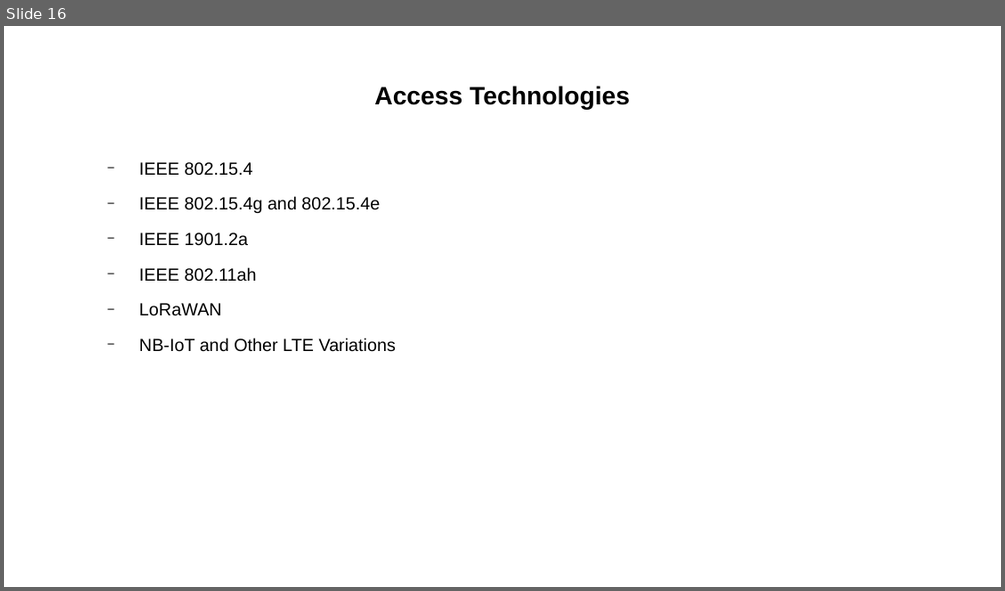
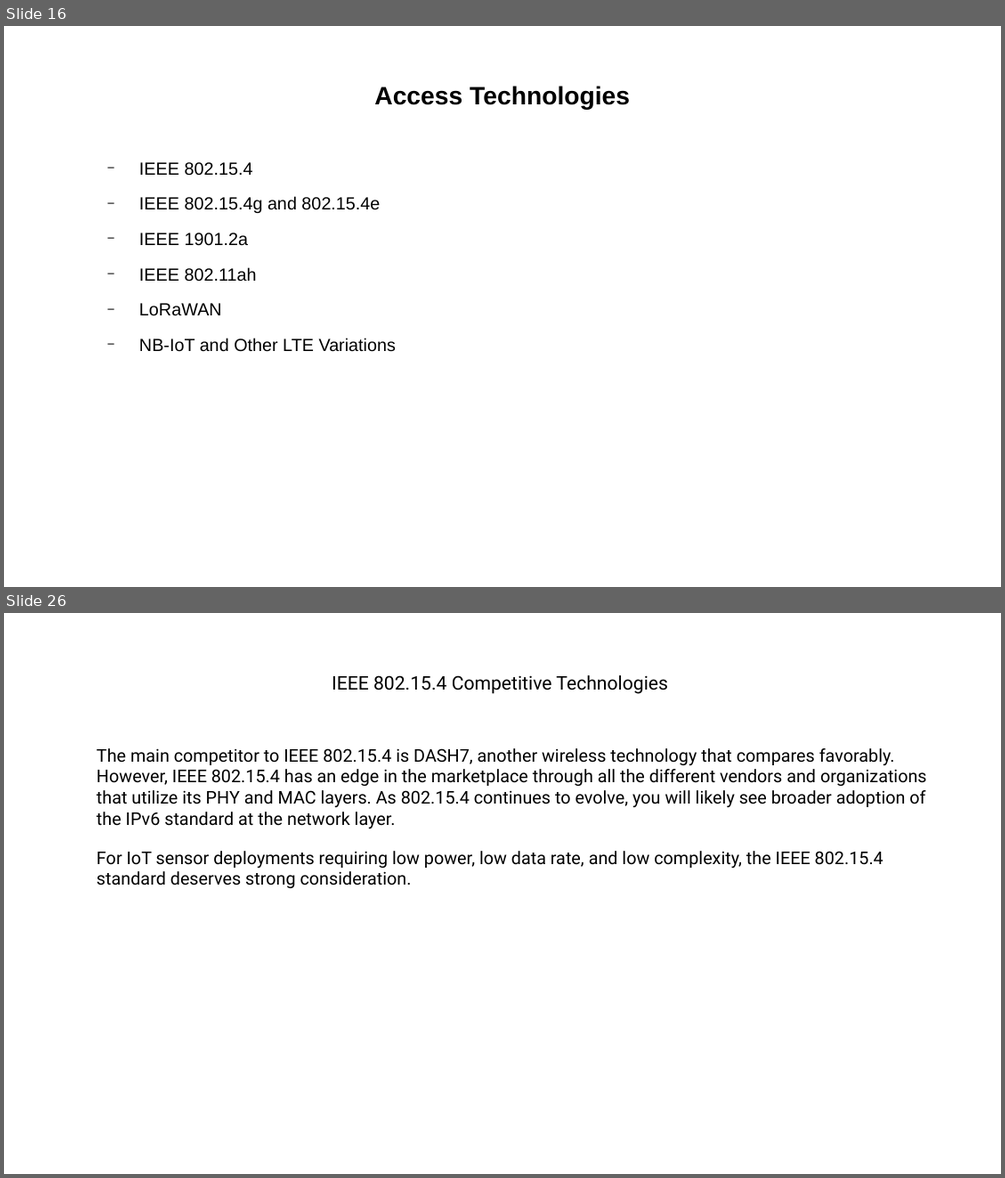
Before and after one commit to Dihfahsih1/Masters-Software-Engineering, a slide deck: yr-sem1/IoT/chapter-4-slides.odp. Shown one above the other, each under a label of ours: slide 16 before the commit, slides 16 and 26 after it; the slides between them are not shown. The pictures are 1005x591 and 1005x1178 pixels, drawn with LibreOffice and Linux fonts; fonts in the diff are those of the drawing. Boxes give left, top, right and bottom in pixels: in the first picture for what was removed or moved away, otherwise in the second. Text is boxed around its words. In the diff, an @@ line names an element or a change of style, - is before the commit and + after.

```diff
--- a/yr-sem1/IoT/chapter-4-slides.odp
+++ b/yr-sem1/IoT/chapter-4-slides.odp
@@ slide 26 added at <box>4,613,1001,1174</box>, background #FFFFFF @@
@@ title added at <box>332,675,668,694</box>, 15 pt, text #000000 @@
+IEEE 802.15.4 Competitive Technologies
@@ text added at <box>97,748,927,888</box>, 14 pt, text #000000 @@
+The main competitor to IEEE 802.15.4 is DASH7, another wireless technology that compares favorably. However, IEEE 802.15.4 has an edge in the marketplace through all the different vendors and organizations that utilize its PHY and MAC layers. As 802.15.4 continues to evolve, you will likely see broader adoption of the IPv6 standard at the network layer.
+For IoT sensor deployments requiring low power, low data rate, and low complexity, the IEEE 802.15.4 standard deserves strong consideration.
```
Also in this commit, not shown: 15 other slides added, 4 other files.
